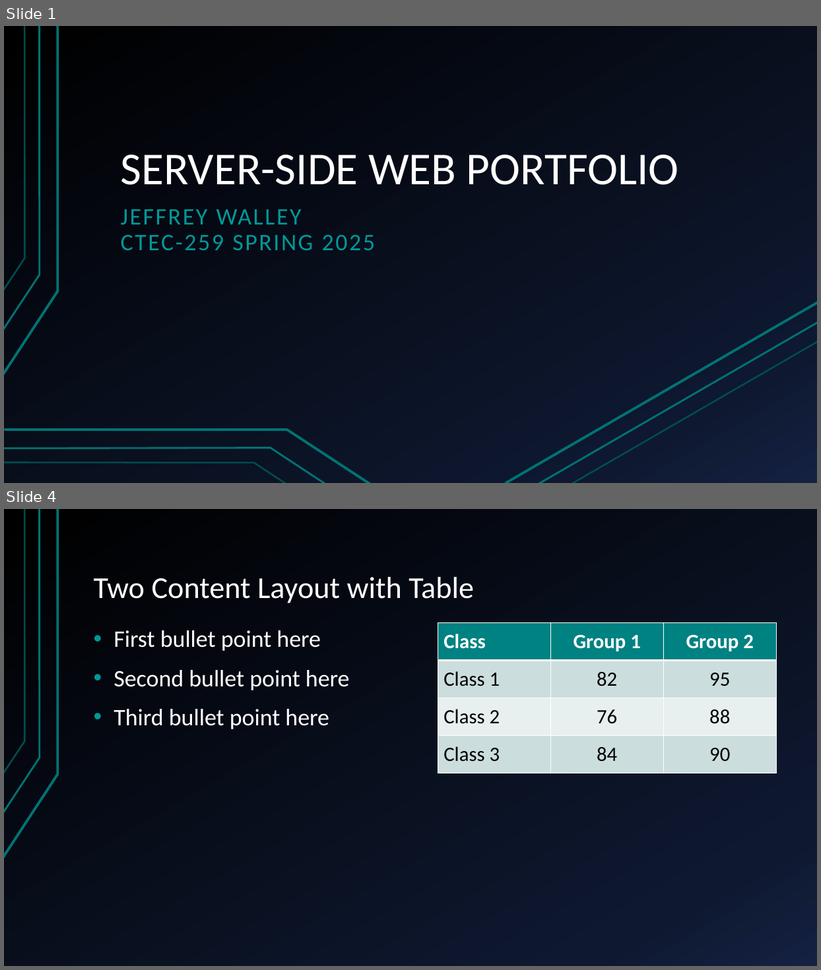
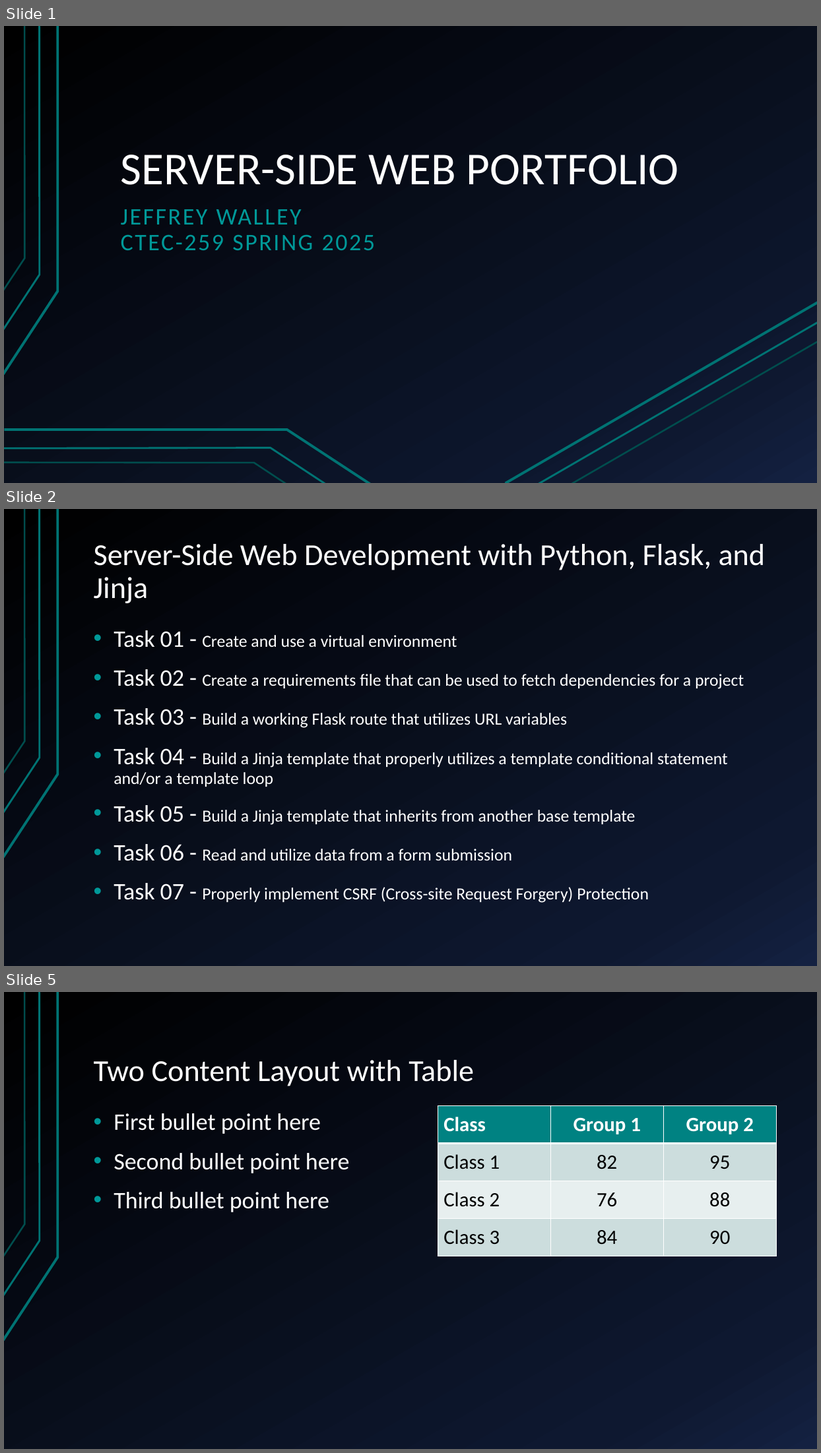
Before and after one commit to Ploppa-Smurph/projects, a slide deck: python/259_projects/portfolio/portfolio_01.pptx. Shown one above the other, each under a label of ours: slides 1 and 4 before the commit, slides 1, 2 and 5 after it; the slides between them are not shown. The pictures are 821x970 and 821x1453 pixels, drawn with LibreOffice and Linux fonts; fonts in the diff are those of the drawing. Boxes give left, top, right and bottom in pixels: in the first picture for what was removed or moved away, otherwise in the second. Text is boxed around its words. In the diff, an @@ line names an element or a change of style, - is before the commit and + after.

Commit message:
work on 259

```diff
--- a/python/259_projects/portfolio/portfolio_01.pptx
+++ b/python/259_projects/portfolio/portfolio_01.pptx
@@ slide 2 added at [4,509,817,966], background gradient #000000 to #0F1931 to #142242; not listed: 3 template elements that a slide beside it also shows @@
@@ title added at [94,544,766,603], 36 pt, text #FFFFFF @@
+Server-Side Web Development with Python, Flask, and Jinja
@@ text added at [114,630,744,903], 20 pt, text #FFFFFF @@
+• Task 01 - Create and use a virtual environment
+• Task 02 - Create a requirements file that can be used to fetch dependencies for a project
+• Task 03 - Build a working Flask route that utilizes URL variables
+• Task 04 - Build a Jinja template that properly utilizes a template conditional statement and/or a template loop
+• Task 05 - Build a Jinja template that inherits from another base template
+• Task 06 - Read and utilize data from a form submission
+• Task 07 - Properly implement CSRF (Cross-site Request Forgery) Protection
@@ what was slide 4 is now slide 5 @@
```
Also in this commit, not shown: 2 slides changed, 2 other slides added, 2 slides removed.
